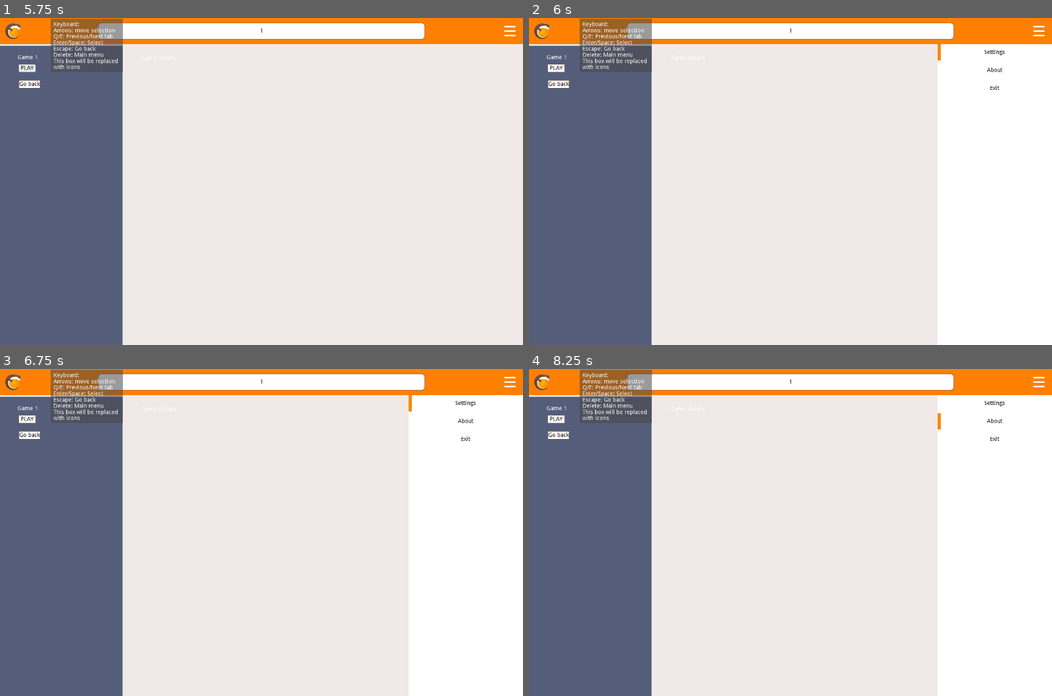
Above: before the commit, frames 1-4 (two rows, left to right).
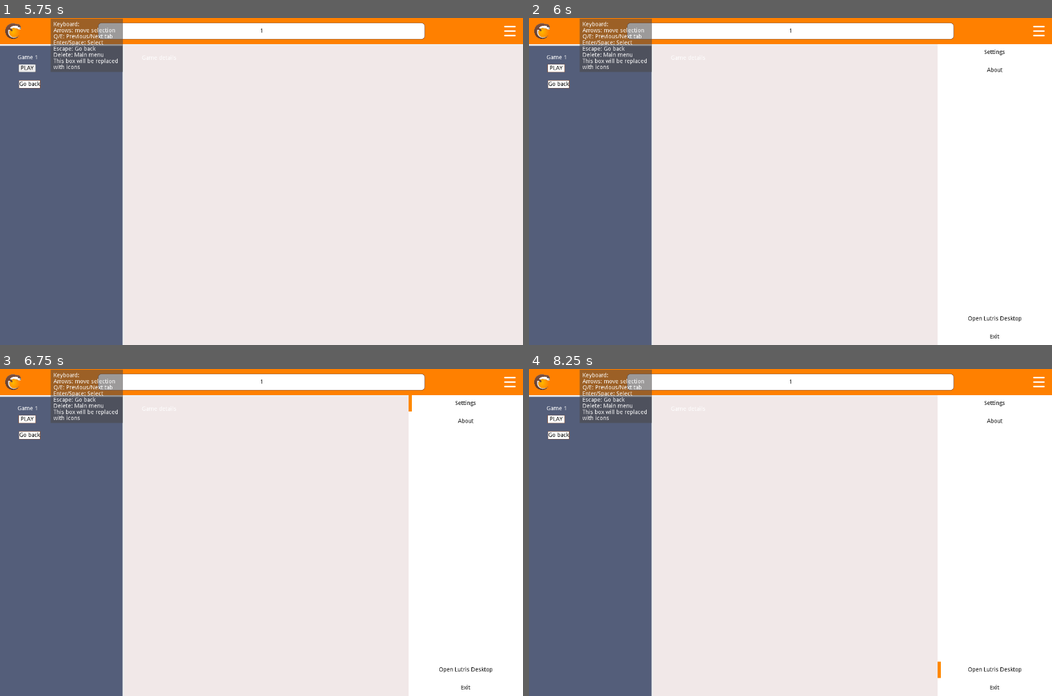
Above: after the commit, the same moments.

Repository: Buri/lutris-gamepad-ui
Game: Godot game, scene res://components/root/root.tscn
Two runs of this game, one before a commit and one after it. Both use one fixed random seed, a clock stepped at 60 frames per second and the inputs below.
Inputs (mouse positions are in pixels of both pictures, inside the frame that each line leads up to):
- Up to frame 1 (5.75 s): click (261, 31) at 0.52 s; type "12" at 0.6 s; click "Game 0" at 1.25 s; click "Go back" at 2 s; click "Game 1" at 2.75 s; click "PLAY" at 3.5 s; click "PLAY" at 4.25 s; click "PLAY" at 5 s
- Up to frame 2 (6 s): click (1041, 31) at 5.75 s
- Up to frame 3 (6.75 s): click "Settings" at 6.5 s
- Up to frame 4 (8.25 s): click "About" at 7.25 s; click (994, 669) at 8 s, where only the run after the commit has a clickable "Open Lutris Desktop"

Frame 1 is identical in both runs. In frame 2, 0.1% of the frame differs, in the area x 78-95%, y 8-98%; in frame 3, 0.1%; in frame 4, 0.2%, in the area x 78-95%, y 13-98%.

Commit message:
Menu improvements: Spacer, Desktop Button

Diff:
--- a/components/menu_panel/menu_panel.tscn
+++ b/components/menu_panel/menu_panel.tscn
@@ -28,23 +28,36 @@
 "_edit_use_anchors_": false
 }
 
-[node name="Button" type="Button" parent="Panel/VBoxContainer"]
+[node name="ButtonSettings" type="Button" parent="Panel/VBoxContainer"]
 margin_right = 240.0
 margin_bottom = 40.0
 rect_min_size = Vector2( 0, 40 )
 text = "Settings"
 
-[node name="Button2" type="Button" parent="Panel/VBoxContainer"]
+[node name="ButtonAbout" type="Button" parent="Panel/VBoxContainer"]
 margin_top = 44.0
 margin_right = 240.0
 margin_bottom = 84.0
 rect_min_size = Vector2( 0, 40 )
 text = "About"
 
-[node name="ButtonExit" type="Button" parent="Panel/VBoxContainer"]
+[node name="VerticalExpander1" type="Control" parent="Panel/VBoxContainer"]
 margin_top = 88.0
 margin_right = 240.0
-margin_bottom = 128.0
+margin_bottom = 552.0
+size_flags_vertical = 3
+
+[node name="ButtonDesktop" type="Button" parent="Panel/VBoxContainer"]
+margin_top = 556.0
+margin_right = 240.0
+margin_bottom = 596.0
+rect_min_size = Vector2( 0, 40 )
+text = "Open Lutris Desktop"
+
+[node name="ButtonExit" type="Button" parent="Panel/VBoxContainer"]
+margin_top = 600.0
+margin_right = 240.0
+margin_bottom = 640.0
 rect_min_size = Vector2( 0, 40 )
 text = "Exit"
 
